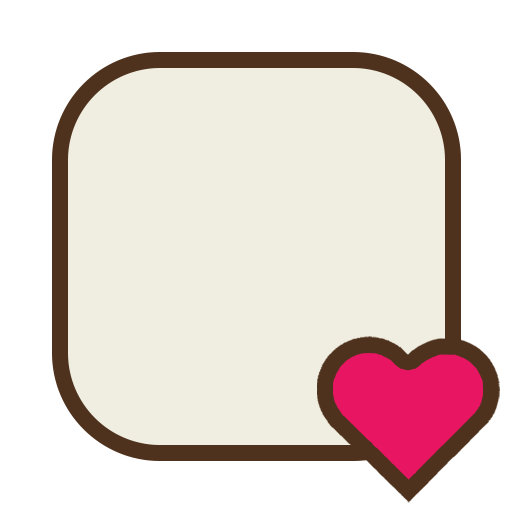
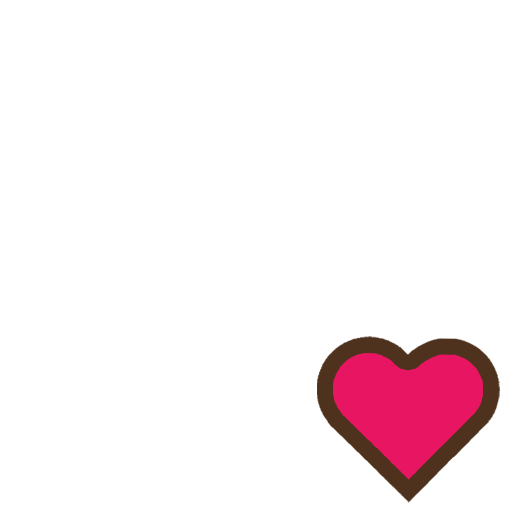
The second 512×512 image is a revision of the first. Changes to its layers:
hid "Rectangle 1" over [52, 52, 461, 461]
